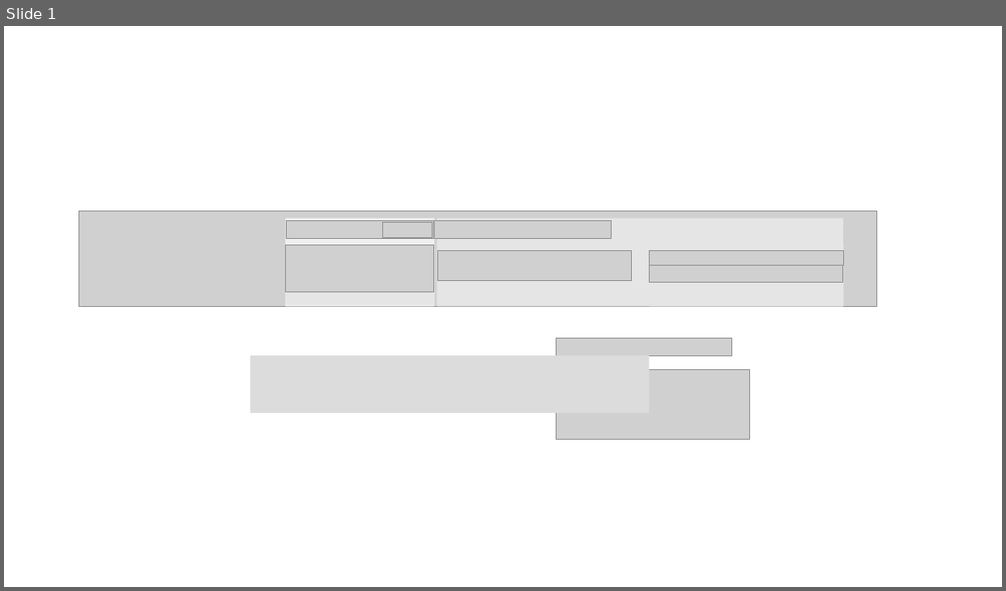
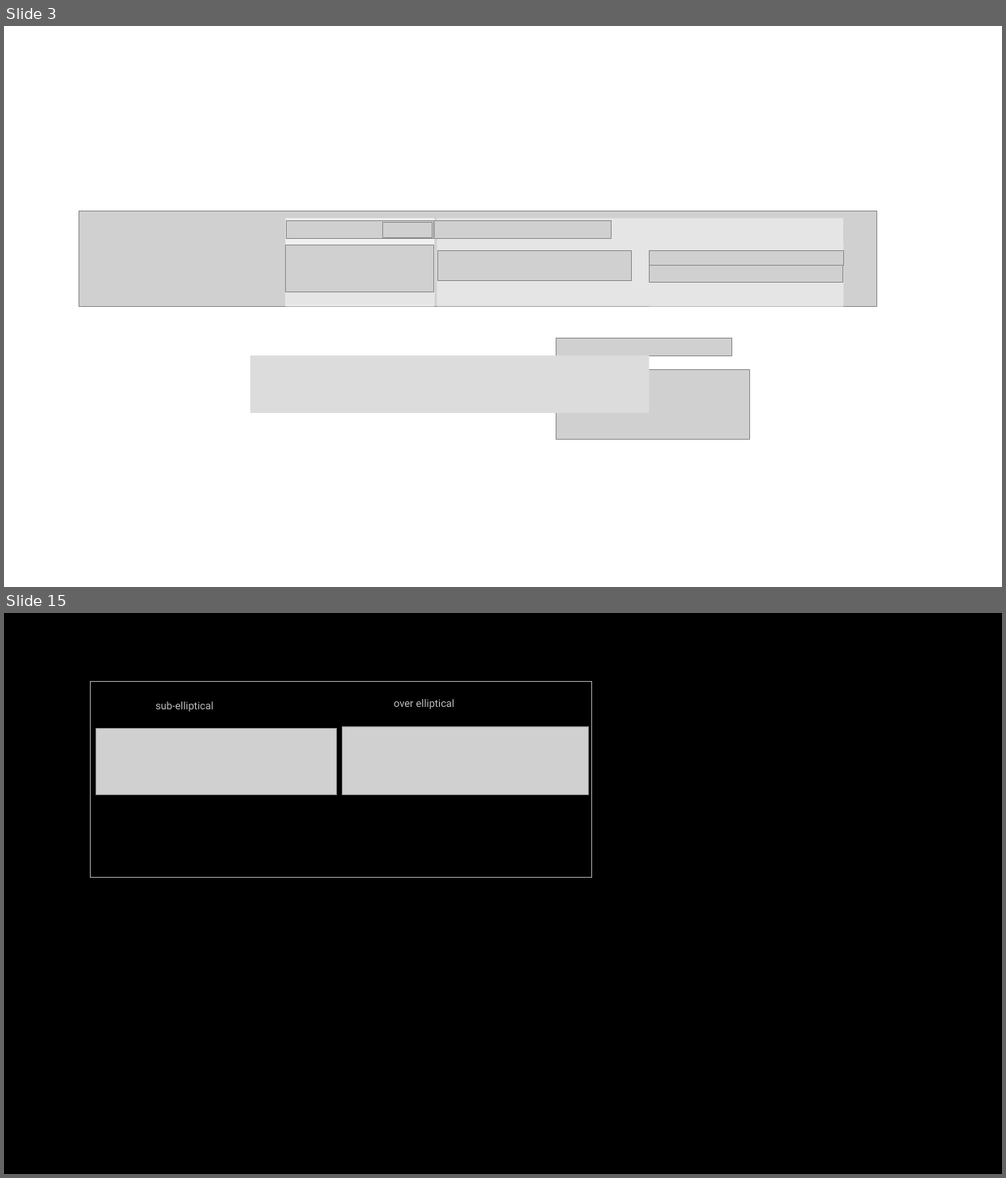
Before and after one commit to jxjo/PlanformCreator2, a slide deck: dev/UI_Drafts.pptx. Shown one above the other, each under a label of ours: slide 1 before the commit, slides 3 and 15 after it; the slides between them are not shown. The pictures are 1006x591 and 1006x1178 pixels, drawn with LibreOffice and Linux fonts; fonts in the diff are those of the drawing; grey boxes stand for pictures. Boxes give left, top, right and bottom in pixels: in the first picture for what was removed or moved away, otherwise in the second. Text is boxed around its words. In the diff, an @@ line names an element or a change of style, - is before the commit and + after.

```diff
--- a/dev/UI_Drafts.pptx
+++ b/dev/UI_Drafts.pptx
@@ slide 15 added at bbox=[4, 613, 1002, 1174], background #000000 @@
@@ rectangle added at bbox=[90, 681, 591, 876], outline #A6A6A6 0.25 pt @@
@@ text added at bbox=[155, 701, 214, 712], 10 pt, text #BFBFBF @@
+sub-elliptical
@@ text added at bbox=[394, 699, 454, 709], 10 pt, text #BFBFBF @@
+over elliptical
@@ picture added at bbox=[96, 728, 337, 795] @@
@@ picture added at bbox=[343, 726, 589, 796] @@
@@ what was slide 1 is now slide 3 @@
```
Also in this commit, not shown: 1 slide changed, 14 other slides added, 3 slides removed, 22 other files.
